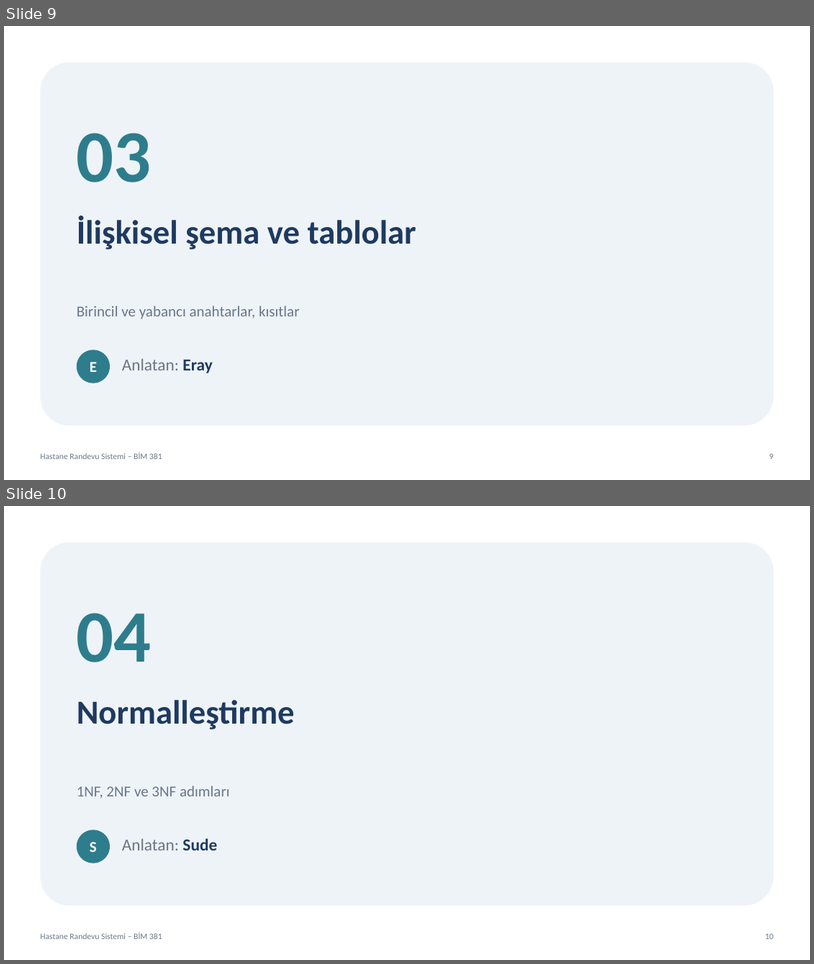
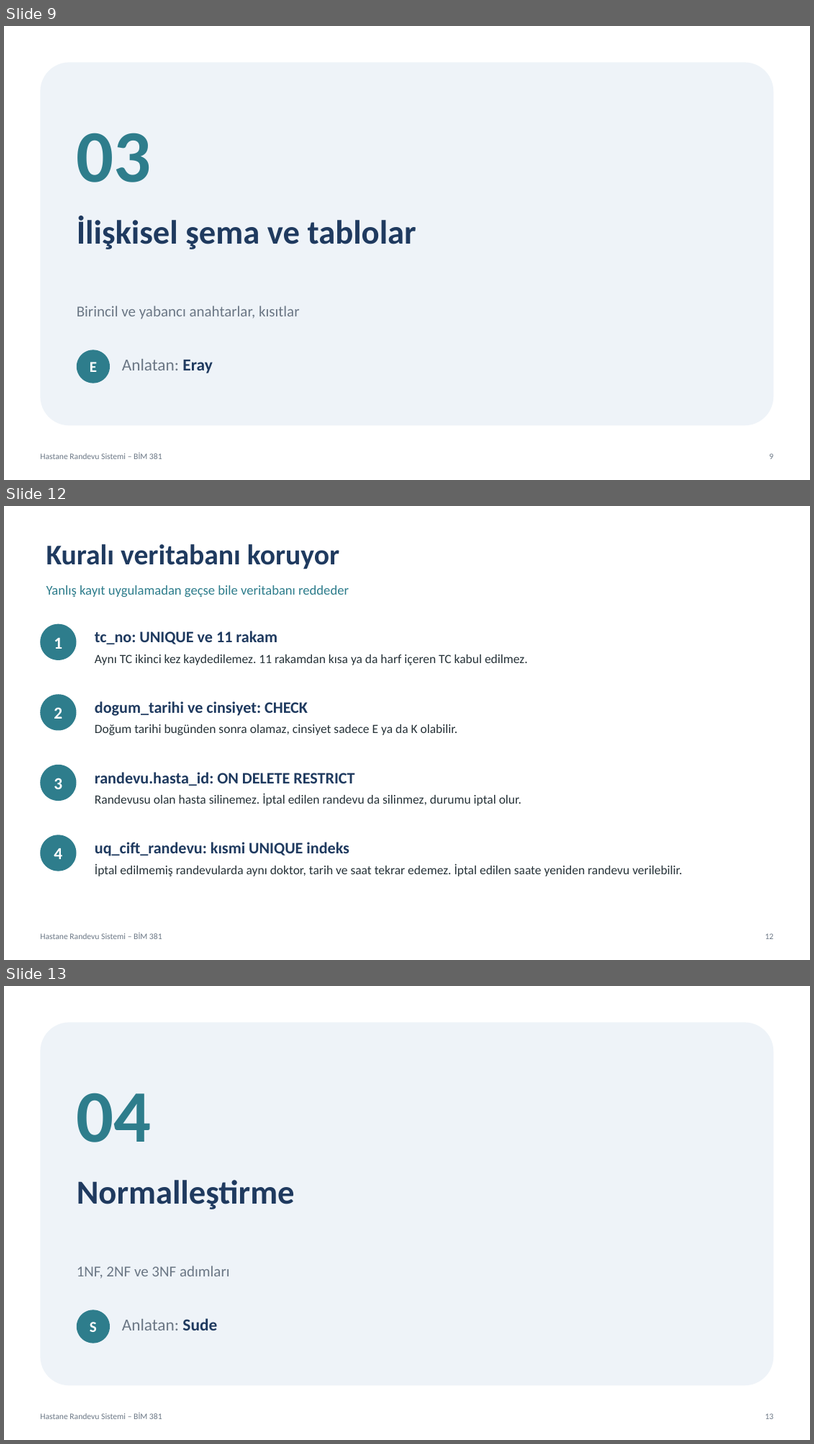
Before and after one commit to vliashenko6/hastane-randevu-sistemi, a slide deck: sunum/hastane_randevu_sunumu.pptx. Shown one above the other, each under a label of ours: slides 9 and 10 before the commit, slides 9, 12 and 13 after it; the slides between them are not shown. The pictures are 814x964 and 814x1444 pixels, drawn with LibreOffice and Linux fonts; fonts in the diff are those of the drawing. Boxes give left, top, right and bottom in pixels: in the first picture for what was removed or moved away, otherwise in the second. Text is boxed around its words. In the diff, an @@ line names an element or a change of style, - is before the commit and + after.

```diff
--- a/sunum/hastane_randevu_sunumu.pptx
+++ b/sunum/hastane_randevu_sunumu.pptx
@@ slide 12 added at (x1=4, y1=506, x2=810, y2=960), background #FFFFFF; not listed: 2 template elements that a slide beside it also shows @@
@@ text added at (x1=46, y1=544, x2=340, y2=569), 34 pt, text #1F3A5F, bold @@
+Kuralı veritabanı koruyor
@@ text added at (x1=46, y1=585, x2=349, y2=597), 16 pt, text #2E7D8C @@
+Yanlış kayıt uygulamadan geçse bile veritabanı reddeder
@@ ellipse added at (x1=40, y1=624, x2=77, y2=660), fill #2E7D8C, 20 pt, text #FFFFFF, bold @@
+1
@@ text added at (x1=95, y1=631, x2=278, y2=644), 19 pt, text #1F3A5F, bold @@
+tc_no: UNIQUE ve 11 rakam
@@ text added at (x1=95, y1=654, x2=528, y2=665), 15 pt, text #263238 @@
+Aynı TC ikinci kez kaydedilemez. 11 rakamdan kısa ya da harf içeren TC kabul edilmez.
@@ ellipse added at (x1=40, y1=694, x2=77, y2=731), fill #2E7D8C, 20 pt, text #FFFFFF, bold @@
+2
@@ text added at (x1=95, y1=701, x2=308, y2=716), 19 pt, text #1F3A5F, bold @@
+dogum_tarihi ve cinsiyet: CHECK
@@ text added at (x1=95, y1=724, x2=458, y2=735), 15 pt, text #263238 @@
+Doğum tarihi bugünden sonra olamaz, cinsiyet sadece E ya da K olabilir.
@@ ellipse added at (x1=40, y1=764, x2=77, y2=800), fill #2E7D8C, 20 pt, text #FFFFFF, bold @@
+3
@@ text added at (x1=95, y1=772, x2=355, y2=785), 19 pt, text #1F3A5F, bold @@
+randevu.hasta_id: ON DELETE RESTRICT
@@ text added at (x1=95, y1=793, x2=522, y2=806), 15 pt, text #263238 @@
+Randevusu olan hasta silinemez. İptal edilen randevu da silinmez, durumu iptal olur.
@@ ellipse added at (x1=40, y1=834, x2=77, y2=871), fill #2E7D8C, 20 pt, text #FFFFFF, bold @@
+4
@@ text added at (x1=95, y1=842, x2=350, y2=856), 19 pt, text #1F3A5F, bold @@
+uq_cift_randevu: kısmi UNIQUE indeks
@@ text added at (x1=95, y1=863, x2=682, y2=876), 15 pt, text #263238 @@
+İptal edilmemiş randevularda aynı doktor, tarih ve saat tekrar edemez. İptal edilen saate yeniden randevu verilebilir.
@@ what was slide 10 is now slide 13 @@
@@ page number at (x1=766, y1=1413, x2=774, y2=1419): text changed @@
-10
+13
```
Also in this commit, not shown: 7 other slides added.
